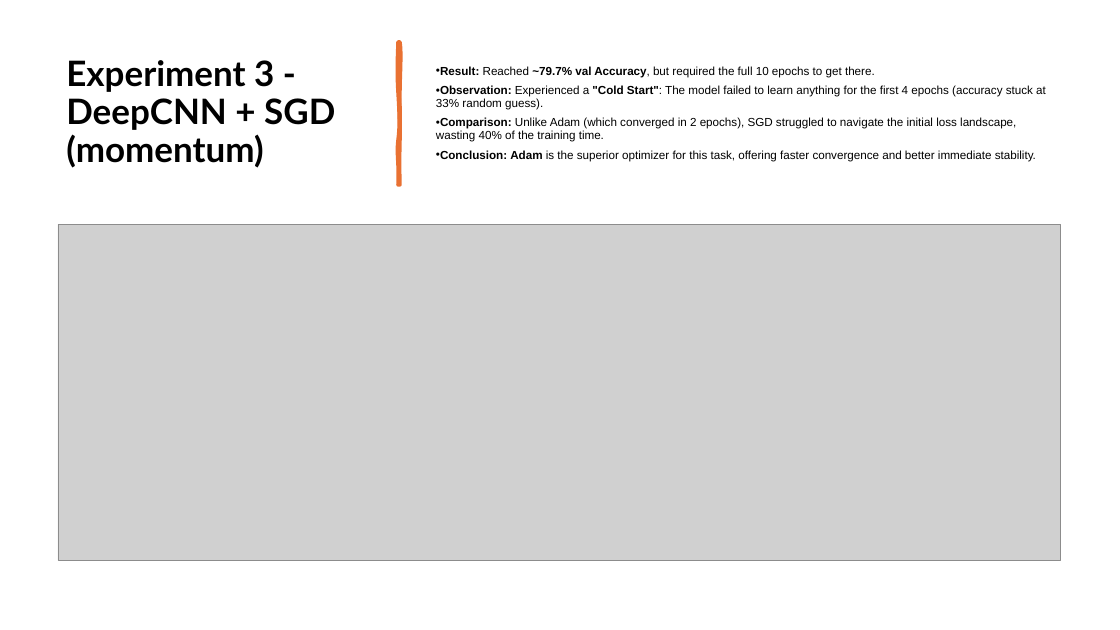
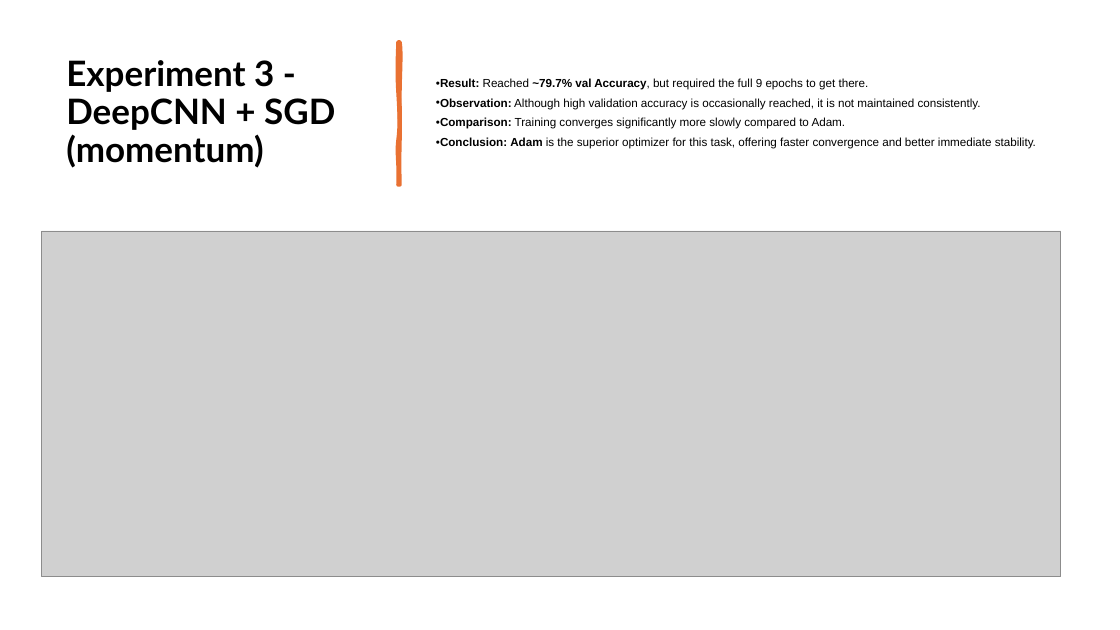
Before and after one commit to shirazkh/bananaClassification, a slide deck: slide 6 of final_presentation.pptx. Drawn at 1120x630 pixels with LibreOffice and Linux fonts; fonts in the diff are those of the drawing; grey boxes stand for pictures. Boxes give left, top, right and bottom in pixels: in the first picture for what was removed or moved away, otherwise in the second. Text is boxed around its words. In the diff, an @@ line names an element or a change of style, - is before the commit and + after.

```diff
--- a/final_presentation.pptx
+++ b/final_presentation.pptx
@@ text at [436,78,981,129]: text changed @@
-• Result: Reached ~79.7% val Accuracy, but required the full 10 epochs to get there.
-• Observation: Experienced a "Cold Start": The model failed to learn anything for the first 4 epochs (accuracy stuck at 33% random guess).
-• Comparison: Unlike Adam (which converged in 2 epochs), SGD struggled to navigate the initial loss landscape, wasting 40% of the training time.
+• Result: Reached ~79.7% val Accuracy, but required the full 9 epochs to get there.
+• Observation: Although high validation accuracy is occasionally reached, it is not maintained consistently.
+• Comparison: Training converges significantly more slowly compared to Adam.
@@ picture: place and size @@
-picture at [58,224,1061,560]
+picture at [42,231,1061,577]
```
Also in this commit, not shown: 9 other slides changed.
